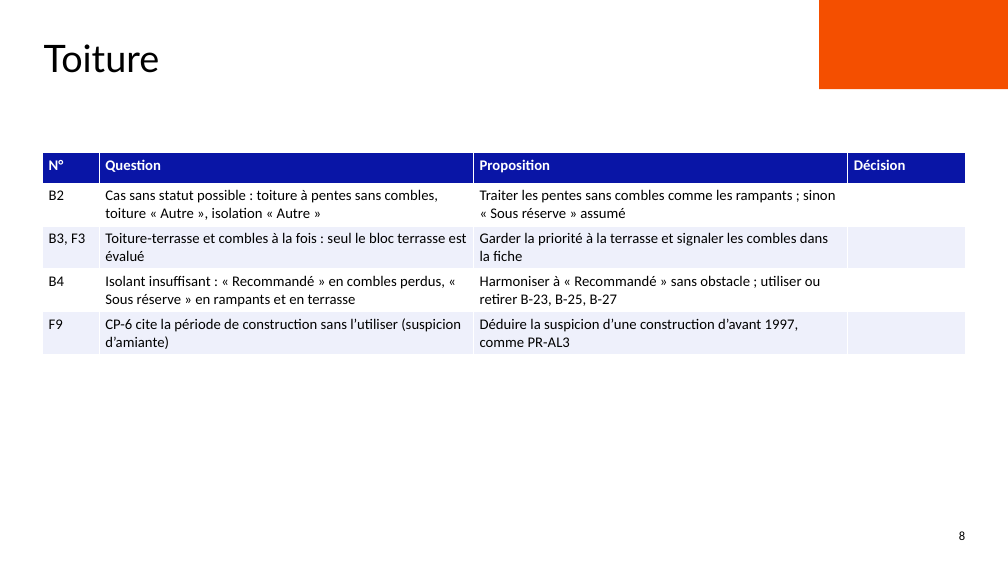
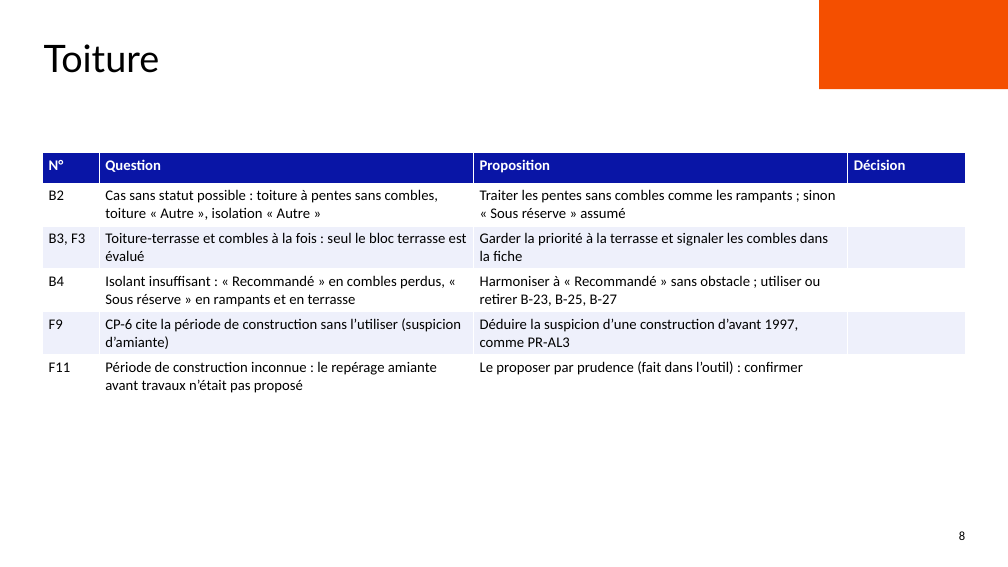
Before and after one commit to benjaminlallemand44/outilplancanicule_methodosurya, a slide deck: slide 8 of docs/presentation/Points_a_trancher_reunion.pptx. Drawn at 1008x567 pixels with LibreOffice and Linux fonts; fonts in the diff are those of the drawing; background and template pictures are left out. Boxes give left, top, right and bottom in pixels: in the first picture for what was removed or moved away, otherwise in the second. Text is boxed around its words. In the diff, an @@ line names an element or a change of style, - is before the commit and + after.

```diff
--- a/docs/presentation/Points_a_trancher_reunion.pptx
+++ b/docs/presentation/Points_a_trancher_reunion.pptx
@@ table at bbox=[42, 153, 965, 397] @@
+row 6: F11 | Période de construction inconnue : le repérage amiante avant travaux n’était pas proposé | Le proposer par prudence (fait dans l’outil) : confirmer | 
```
Also in this commit, not shown: 2 other slides changed, 1 slide added, 7 other files.
